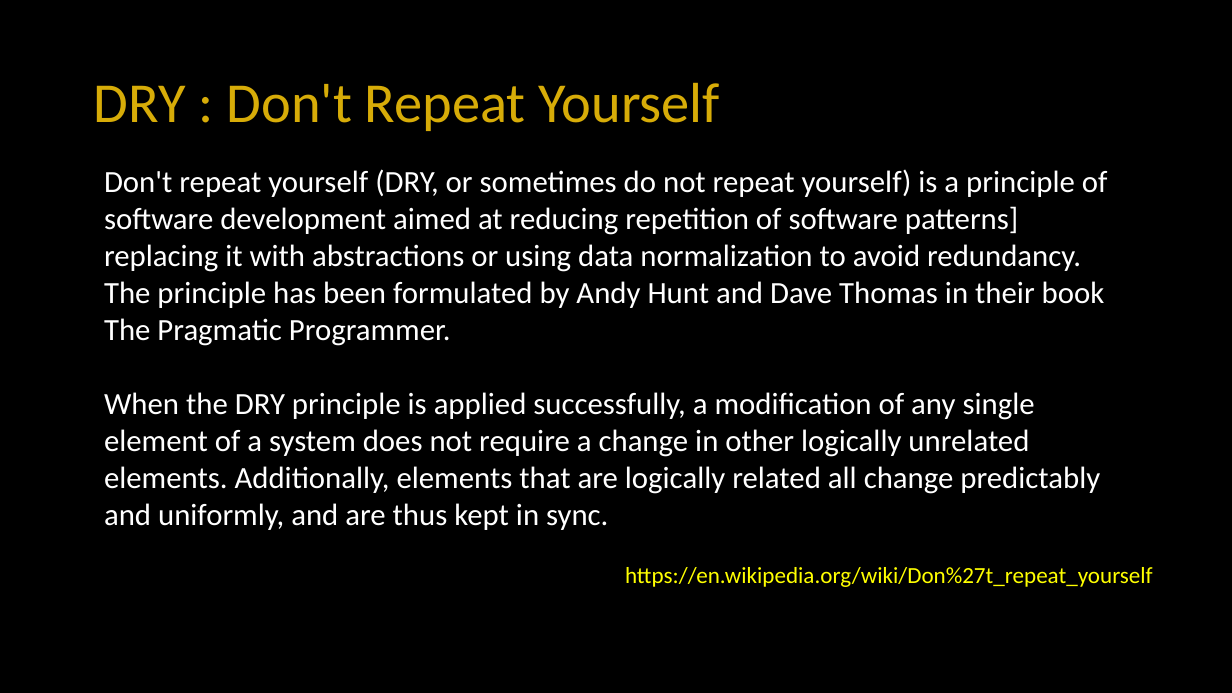
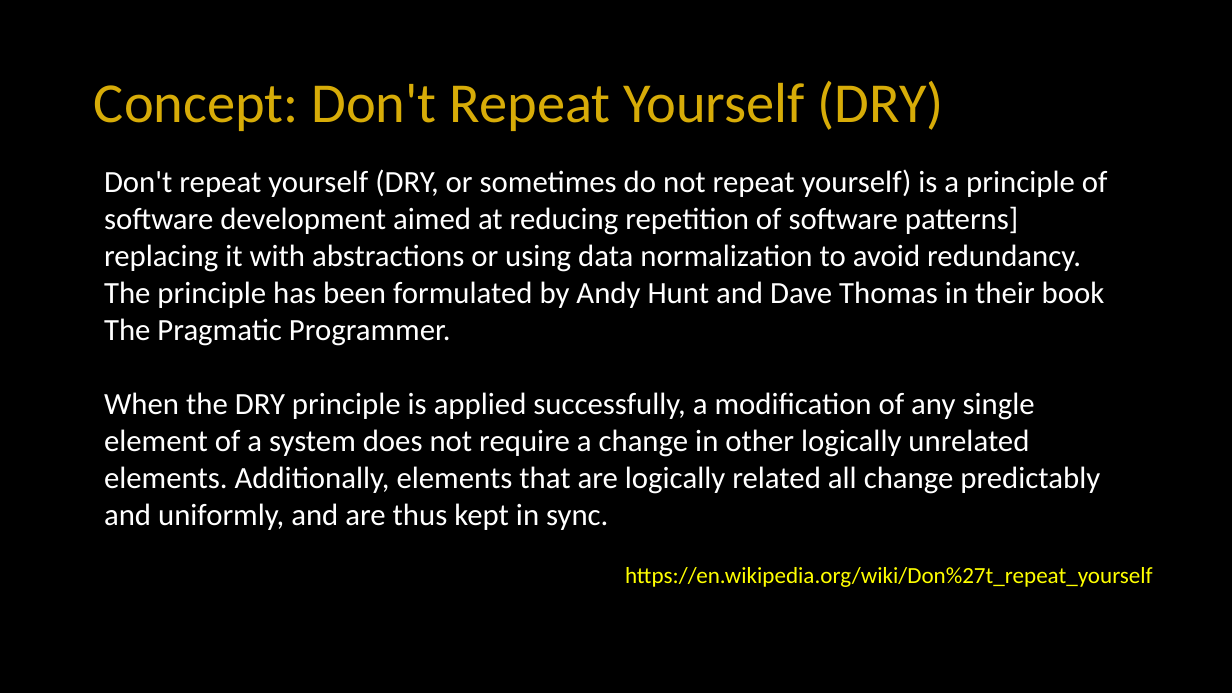
Before and after one commit to csev/dj4e, a slide deck: slide 12 of lectures/DJ-07-Generic-Views.pptx (slide 7 before the commit). Drawn at 1232x693 pixels with LibreOffice and Linux fonts; fonts in the diff are those of the drawing. Boxes give left, top, right and bottom in pixels: in the first picture for what was removed or moved away, otherwise in the second. Text is boxed around its words. In the diff, an @@ line names an element or a change of style, - is before the commit and + after.

```diff
--- a/lectures/DJ-07-Generic-Views.pptx
+++ b/lectures/DJ-07-Generic-Views.pptx
@@ title at (94, 81, 944, 131): text changed @@
-DRY : Don't Repeat Yourself
+Concept: Don't Repeat Yourself (DRY)
```
Also in this commit, not shown: 12 slides added, 1 slide removed, 4 other files.
